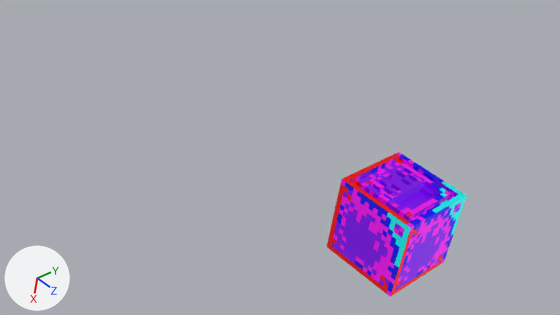
The Blender file src/main/resources/assets/generitech/blender/furnace.blend as it was, and as the next commit left it.
The view is the same before and after, from the file's camera 'Camera'. Lighting does not change. The marker at lower left points along +X, +Y and +Z.
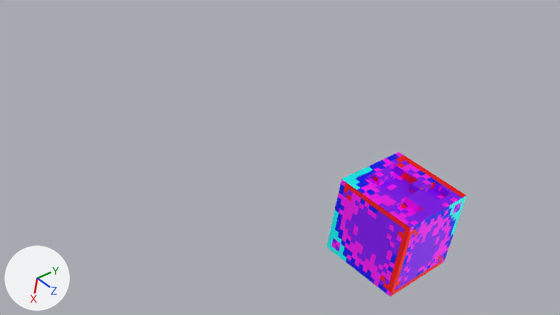
The newer file is also turned or shifted as a whole; pictures and numbers use the older file's frame.

Where the change shows, as pixel boxes (x1, y1, x2, y2) in the pictures (560 x 315 px):
```json
{"part": 1, "of": "me_cube_001", "change": "cut back", "before": [327, 152, 467, 296], "after": [365, 164, 451, 217]}
```

Edits to the scene script, one JSON object a line:
```json
{"block": "me_cube_001", "where": "# used by ob_cube; location = (1.0, -0.5, 0.5)"}
{"op": "remove", "block": "me_cube_001", "code": "me_cube_001.from_pydata(...)  # 495 vertices, 469 faces; spans x -0.959..0.041, y -0.5..0.5, z -0.496..0.504"}
{"op": "add", "block": "me_cube_001", "code": "me_cube_001.from_pydata(...)  # 44 vertices, 40 faces; spans x -0.959..0.041, y -0.5..0.5, z -0.496..0.504"}
{"block": "me_cube_001", "change": "me_cube_001 part 1: 6 vertices moved from x -0.896, y -0.25..0.25, z -0.246..0.004 to x -0.859, y -0.25..0.25, z -0.246..0.004; 465 vertices removed from x -0.959..-0.834, y -0.5..0.5, z -0.496..0.504; 14 vertices added at x -0.959..-0.859, y -0.375..0.375, z -0.371..0.379"}
```
